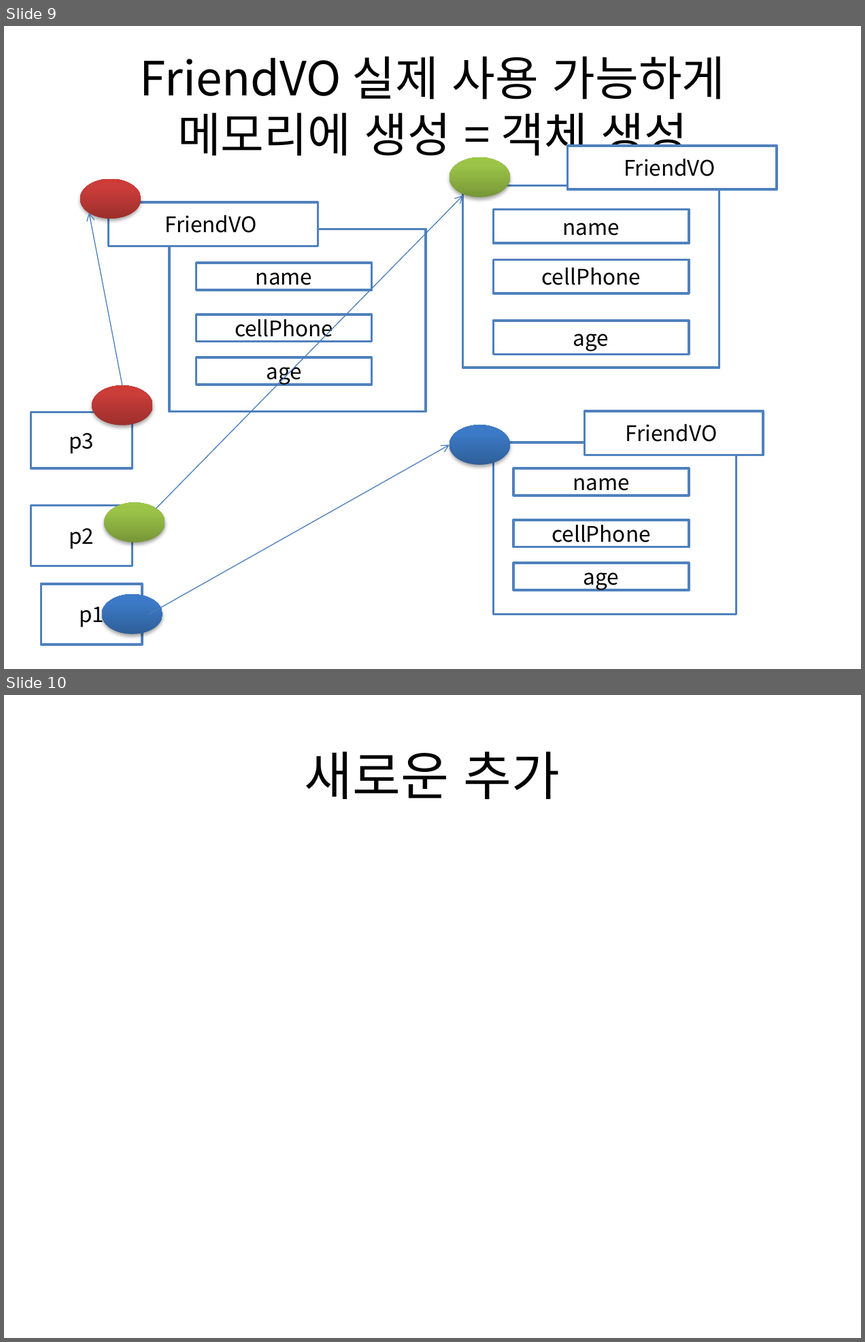
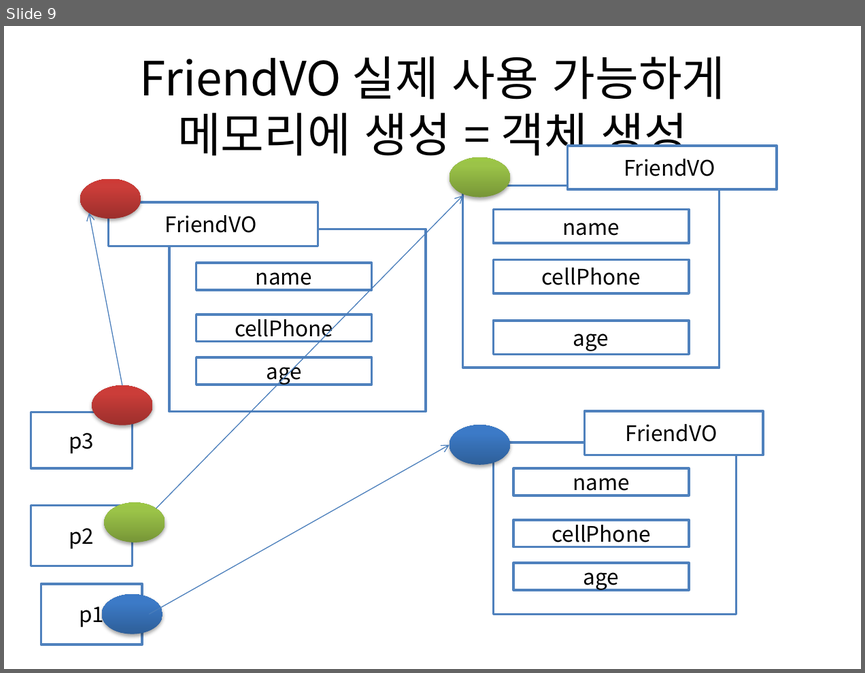
Before and after one commit to hwanginbeom/bigData, a slide deck: 1주차수업중판서내용.pptx. Shown one above the other, each under a label of ours: slides 9 and 10 before the commit, slide 9 after it. The pictures are 865x1342 and 865x673 pixels, drawn with LibreOffice and Linux fonts; fonts in the diff are those of the drawing. Boxes give left, top, right and bottom in pixels: in the first picture for what was removed or moved away, otherwise in the second. Text is boxed around its words. In the diff, an @@ line names an element or a change of style, - is before the commit and + after.

```diff
--- a/1주차수업중판서내용.pptx
+++ b/1주차수업중판서내용.pptx
@@ slide 10 removed at bbox=[4, 695, 861, 1338], background #FFFFFF @@
@@ title removed at bbox=[305, 751, 560, 799] @@
-새로운 추가
```
Also in this commit, not shown: 2 slides added, 1 other file.
